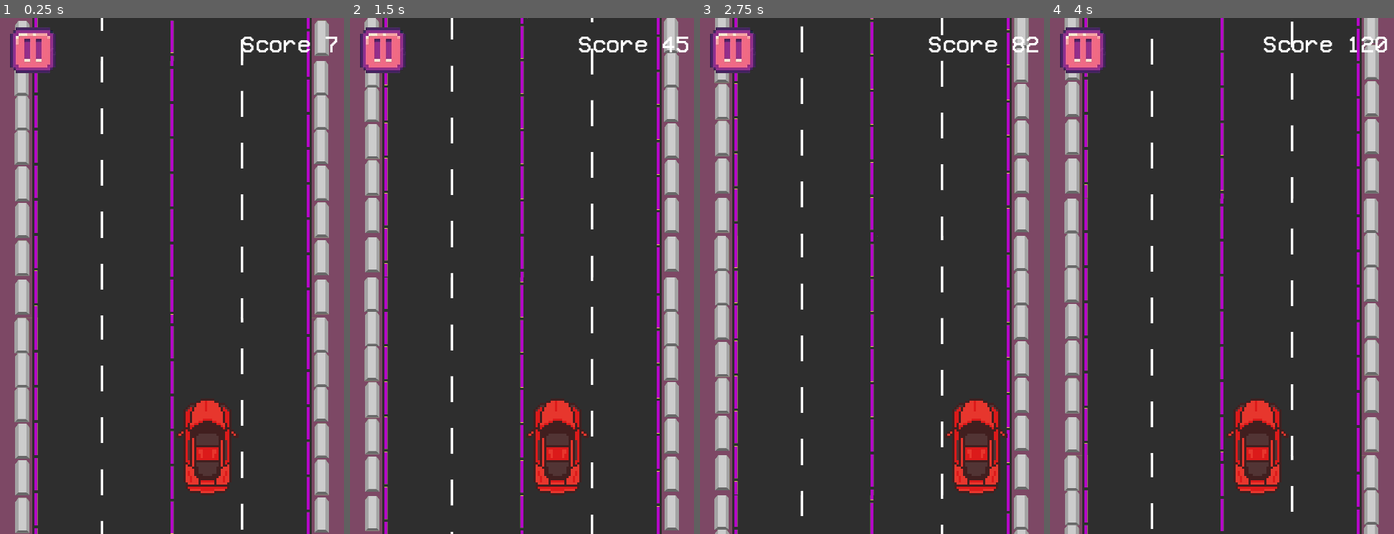
Above: before the commit, frames 1-4 (left to right).
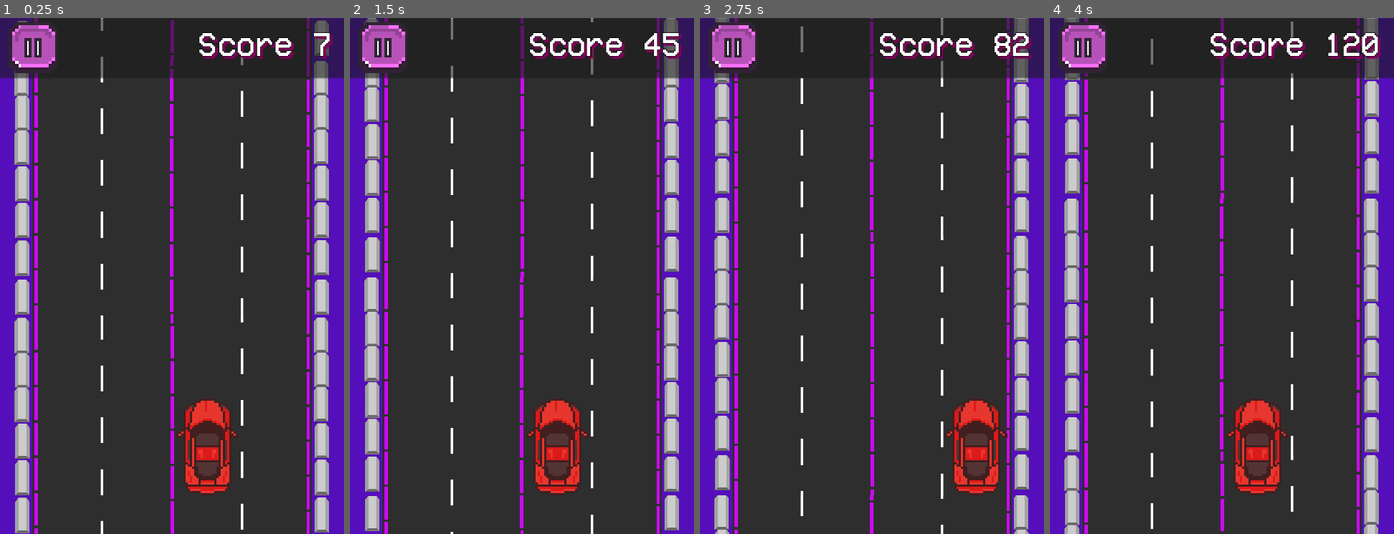
Above: after the commit, the same moments.

Repository: Maxsonin/Race-Game-for-Hackathon
Game: Godot game, scene res://scene/main/main.tscn
Same seed, same stepped clock (60 frames per second), same inputs: the game is played once before the commit and once after it. This scene is started directly instead of the project's main scene.
Inputs:
- Up to frame 1 (0.25 s): no input
- Up to frame 2 (1.5 s): hold D (MoveRight) 0.53-1.28 s; hold A (MoveLeft) from 1.28 s (still down)
- Up to frame 3 (2.75 s): release A (MoveLeft) at 2.03 s; hold D (MoveRight) from 2.03 s (still down)
- Up to frame 4 (4 s): release D (MoveRight) at 3.53 s; hold A (MoveLeft) from 3.53 s (still down)

The runs differ from the first frame. In frame 1, 16% of the frame differs, in the area x 0-100%, y 0-100%; in frame 2, 16%; in frame 3, 16%; in frame 4, 16%.

Commit message:
main update

Diff:
--- a/scene/deadScreen/dead_scene.tscn
+++ b/scene/deadScreen/dead_scene.tscn
@@ -156,6 +156,7 @@
 [ext_resource type="Texture2D" uid="uid://dj2ufoisujbw" path="res://imgs/background/framsEndSceen/ezgif-3-62156bc560-148.png" id="154_cvbox"]
 [ext_resource type="Texture2D" uid="uid://ch42rtjygrnd5" path="res://imgs/background/framsEndSceen/ezgif-3-62156bc560-149.png" id="155_qufpm"]
 [ext_resource type="Texture2D" uid="uid://ba6k830a3pnnk" path="res://imgs/helperImgs/shadows.png" id="156_km576"]
+[ext_resource type="AudioStream" uid="uid://cnamtl0crnnpi" path="res://music/endScreenMusic.mp3" id="157_rwcd1"]
 
 [sub_resource type="GDScript" id="GDScript_500kx"]
 script/source = "extends Label
@@ -732,6 +733,11 @@
 scale = Vector2(0.0690104, 0.0836941)
 texture = ExtResource("156_km576")
 
+[node name="endScreenMusic" type="AudioStreamPlayer2D" parent="."]
+stream = ExtResource("157_rwcd1")
+volume_db = -15.0
+autoplay = true
+
 [connection signal="pressed" from="Controls/retryTSB" to="Controls" method="_on_retry_tsb_pressed"]
 [connection signal="pressed" from="Controls/menuTSB" to="Controls" method="_on_menu_tsb_pressed"]
 [connection signal="transitioned" from="SceneTrasition" to="Controls" method="_on_scene_trasition_transitioned"]
--- a/scene/main/main.gd
+++ b/scene/main/main.gd
@@ -1,6 +1,6 @@
 extends Node
 
-@onready var engine_sound = %engineSound
+@onready var constant_engine_sound = %constantEngineSound
 
 @onready var pause_menu = %PauseMenu
 var paused = false
@@ -45,11 +45,11 @@
 	if paused:
 		pause_menu.hide()
 		Engine.time_scale = 1
-		engine_sound.play()
+		constant_engine_sound.play()
 	else:
 		pause_menu.show()
 		Engine.time_scale = 0
-		engine_sound.stop()
+		constant_engine_sound.stop()
 
 	paused = !paused
 
--- a/scene/main/main.tscn
+++ b/scene/main/main.tscn
@@ -3,7 +3,7 @@
 [ext_resource type="PackedScene" uid="uid://csg7h2gw70il0" path="res://player_car/car.tscn" id="1_4gxa1"]
 [ext_resource type="Script" path="res://scene/main/main.gd" id="1_eq3eq"]
 [ext_resource type="PackedScene" uid="uid://wdk54g4eoif" path="res://road/road.tscn" id="2_i6rvc"]
-[ext_resource type="Texture2D" uid="uid://dtcn3dnqkc6vq" path="res://imgs/buttons/pauseButtons/pause_button2.png" id="4_e4o0r"]
+[ext_resource type="Texture2D" uid="uid://bda3c73uuyb8e" path="res://imgs/buttons/pauseButtons/pauseButton.png" id="4_n11pj"]
 [ext_resource type="Script" path="res://scene/mainMenu/playTSB.gd" id="5_15ypm"]
 [ext_resource type="PackedScene" uid="uid://dbermyk47ak70" path="res://obstacles/obstacles_generator.tscn" id="6_s2b05"]
 [ext_resource type="FontFile" uid="uid://chflfac1g7d6v" path="res://fonts/VCR_OSD_MONO_1.001.ttf" id="7_c0mvp"]
@@ -11,24 +11,6 @@
 [ext_resource type="PackedScene" uid="uid://c6omje6eu138a" path="res://scene/transition/scene_trasition.tscn" id="9_itvyu"]
 [ext_resource type="PackedScene" uid="uid://cpt2foh0u5av1" path="res://scene/pause/pauseMenu.tscn" id="9_mlxa2"]
 [ext_resource type="AudioStream" uid="uid://duyq2ojhrwo2g" path="res://sounds/engineSound.mp3" id="10_q6aej"]
-
-[sub_resource type="RectangleShape2D" id="RectangleShape2D_uowd2"]
-size = Vector2(165, 165)
-
-[sub_resource type="GDScript" id="GDScript_i23qc"]
-script/source = "extends Label
-
-# Called when the node enters the scene tree for the first time.
-func _ready():
-	pass # Replace with function body.
-
-# Called every frame. 'delta' is the elapsed time since the previous frame.
-func _process(delta):
-	text= \"Score \"+str(int(Global.point))
-	pass
-"
-
-[sub_resource type="RectangleShape2D" id="RectangleShape2D_hqm6q"]
 
 [sub_resource type="Animation" id="Animation_5ifg0"]
 length = 0.001
@@ -84,38 +66,34 @@
 "turn_right": SubResource("Animation_jlq0i")
 }
 
+[sub_resource type="RectangleShape2D" id="RectangleShape2D_hqm6q"]
+
+[sub_resource type="RectangleShape2D" id="RectangleShape2D_uowd2"]
+size = Vector2(165, 165)
+
+[sub_resource type="GDScript" id="GDScript_i23qc"]
+script/source = "extends Label
+
+func _process(delta):
+	text = \"Score \" + str(int(Global.point))
+	pass
+"
+
 [node name="GameScene" type="Node"]
 script = ExtResource("1_eq3eq")
+
+[node name="turnAnim" type="AnimationPlayer" parent="."]
+unique_name_in_owner = true
+libraries = {
+"": SubResource("AnimationLibrary_fmmig")
+}
+speed_scale = 2.0
 
 [node name="Car" parent="." instance=ExtResource("1_4gxa1")]
 unique_name_in_owner = true
 position = Vector2(96, 200)
 
 [node name="Road" parent="." instance=ExtResource("2_i6rvc")]
-
-[node name="PauseTSB" type="TouchScreenButton" parent="."]
-z_index = 2
-position = Vector2(4, 4)
-scale = Vector2(0.138, 0.138)
-texture_normal = ExtResource("4_e4o0r")
-texture_pressed = ExtResource("4_e4o0r")
-shape = SubResource("RectangleShape2D_uowd2")
-action = "Pause"
-script = ExtResource("5_15ypm")
-
-[node name="CanvasLayer" type="CanvasLayer" parent="."]
-
-[node name="Label" type="Label" parent="CanvasLayer"]
-offset_left = 72.0
-offset_top = 1.0
-offset_right = 158.0
-offset_bottom = 24.0
-theme_override_fonts/font = ExtResource("7_c0mvp")
-theme_override_font_sizes/font_size = 11
-text = "point 100"
-horizontal_alignment = 2
-vertical_alignment = 1
-script = SubResource("GDScript_i23qc")
 
 [node name="TSBControls" type="Control" parent="."]
 visible = false
@@ -141,29 +119,58 @@
 
 [node name="ObstaclesGenerator" parent="." instance=ExtResource("6_s2b05")]
 
-[node name="PauseMenu" parent="." instance=ExtResource("9_mlxa2")]
-unique_name_in_owner = true
-visible = false
-
 [node name="SceneTrasition" parent="." instance=ExtResource("9_itvyu")]
 
-[node name="engineSound" type="AudioStreamPlayer2D" parent="."]
+[node name="constantEngineSound" type="AudioStreamPlayer2D" parent="."]
 unique_name_in_owner = true
 stream = ExtResource("10_q6aej")
-volume_db = -25.852
+volume_db = -35.0
 autoplay = true
 
 [node name="mainMusic" type="AudioStreamPlayer2D" parent="."]
 stream = ExtResource("9_a6ld3")
-volume_db = -17.505
+volume_db = -15.0
 autoplay = true
 
-[node name="turnAnim" type="AnimationPlayer" parent="."]
+[node name="UI" type="Node" parent="."]
+process_priority = 7
+
+[node name="PauseTSB" type="TouchScreenButton" parent="UI"]
+z_index = 6
+position = Vector2(4, 2)
+scale = Vector2(0.25, 0.25)
+texture_normal = ExtResource("4_n11pj")
+texture_pressed = ExtResource("4_n11pj")
+shape = SubResource("RectangleShape2D_uowd2")
+action = "Pause"
+script = ExtResource("5_15ypm")
+
+[node name="backgroundForManu" type="Panel" parent="UI"]
+z_index = 5
+offset_left = -4.0
+offset_right = 165.0
+offset_bottom = 28.0
+
+[node name="scoreText" type="Label" parent="UI"]
+z_index = 8
+offset_left = 66.0
+offset_top = 3.0
+offset_right = 154.0
+offset_bottom = 22.0
+theme_override_colors/font_shadow_color = Color(0.509804, 0, 0.356863, 1)
+theme_override_constants/shadow_offset_x = 1
+theme_override_constants/outline_size = 1
+theme_override_fonts/font = ExtResource("7_c0mvp")
+theme_override_font_sizes/font_size = 15
+text = "Score 1000"
+horizontal_alignment = 2
+vertical_alignment = 1
+script = SubResource("GDScript_i23qc")
+
+[node name="PauseMenu" parent="." instance=ExtResource("9_mlxa2")]
 unique_name_in_owner = true
-libraries = {
-"": SubResource("AnimationLibrary_fmmig")
-}
-speed_scale = 2.0
+process_priority = 10
+visible = false
 
 [connection signal="car_got_hit_fr" from="Car" to="." method="_on_car_car_got_hit_fr"]
 [connection signal="pressed" from="TSBControls/ToRightTSB" to="TSBControls" method="_on_to_right_tsb_pressed"]
Binary file added: imgs/buttons/pauseButtons/pauseButton.png
Not shown, added: imgs/buttons/pauseButtons/pauseButton.png.import
Binary file removed: imgs/buttons/pauseButtons/pause_button2.png
Not shown, removed: imgs/buttons/pauseButtons/pause_button2.png.import
Binary file changed: imgs/roads/road_0.png
Not shown, added: music/endScreenMusic.mp3.import
Not shown: 1 places in scene/deadScreen/dead_scene.tscn that only renumber resources
Not shown, added: music/endScreenMusic.mp3
